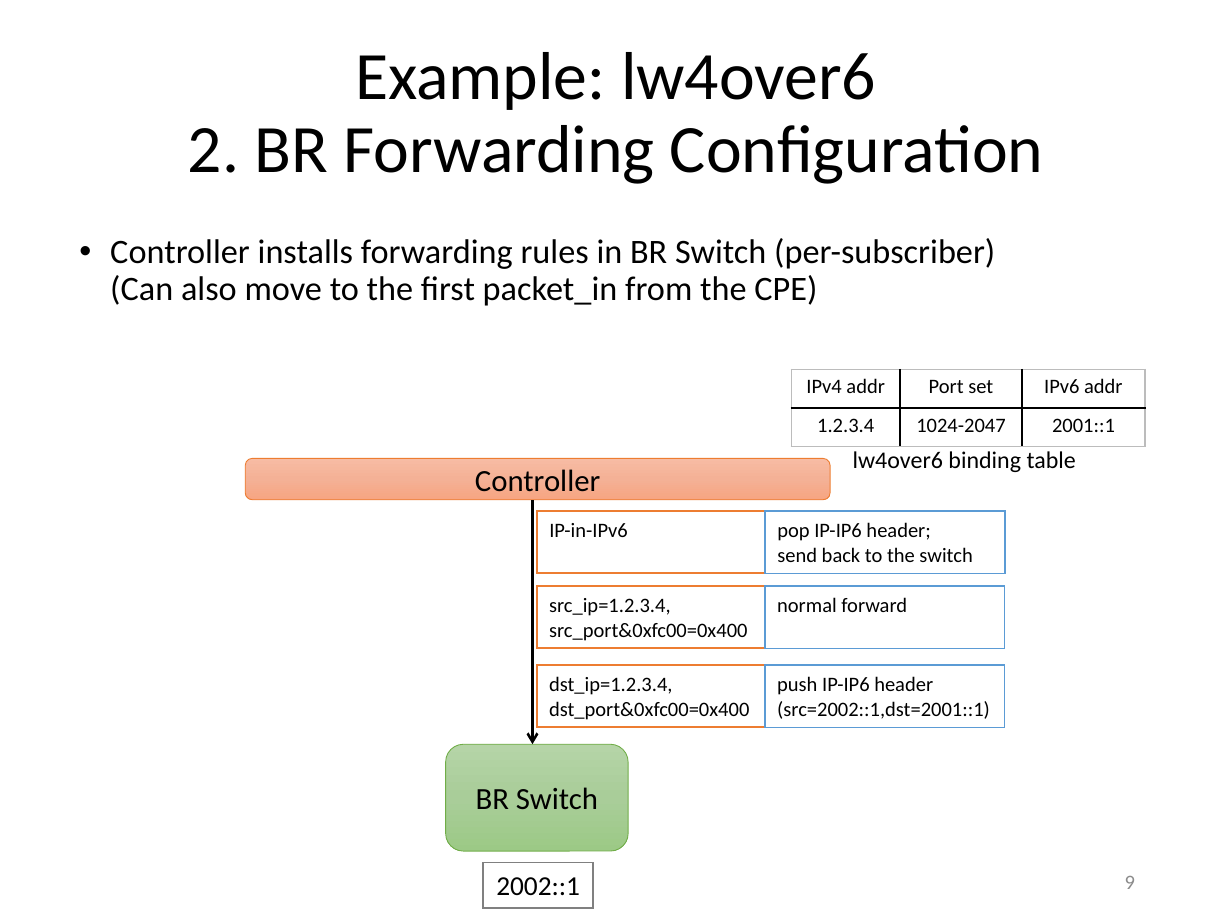
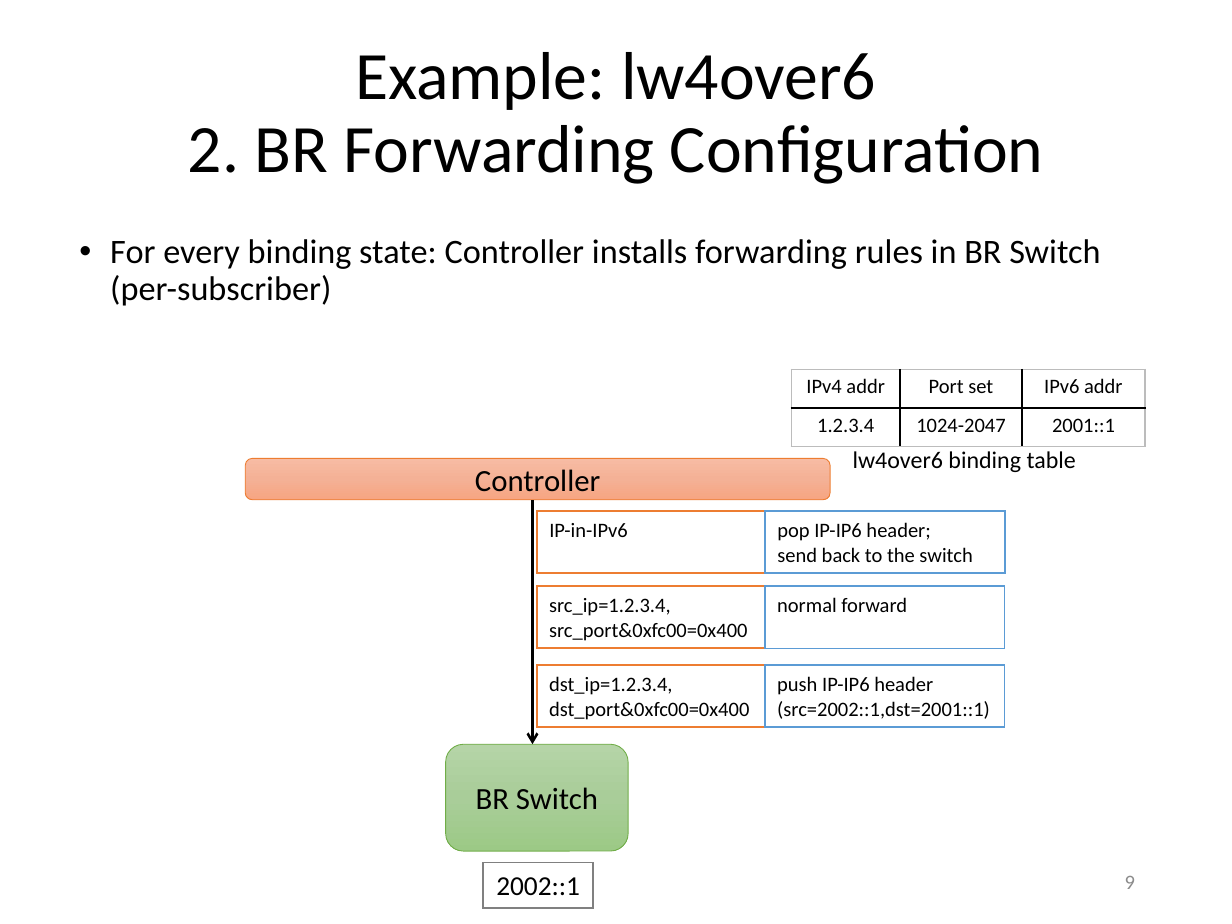
Before and after one commit to gnocuil/draft-sdn, a slide deck: slide 9 of Unified IPv6 Transition Framework With Flow-based Forwarding.pptx. Drawn at 1232x924 pixels with LibreOffice and Linux fonts; fonts in the diff are those of the drawing. Boxes give left, top, right and bottom in pixels: in the first picture for what was removed or moved away, otherwise in the second. Text is boxed around its words. In the diff, an @@ line names an element or a change of style, - is before the commit and + after.

```diff
--- a/Unified IPv6 Transition Framework With Flow-based Forwarding.pptx
+++ b/Unified IPv6 Transition Framework With Flow-based Forwarding.pptx
@@ text at [110,239,1100,306]: text changed @@
-• Controller installs forwarding rules in BR Switch (per-subscriber)
-  (Can also move to the first packet_in from the CPE)
+• For every binding state: Controller installs forwarding rules in BR Switch (per-subscriber)
```
Also in this commit, not shown: 1 other slide changed.
